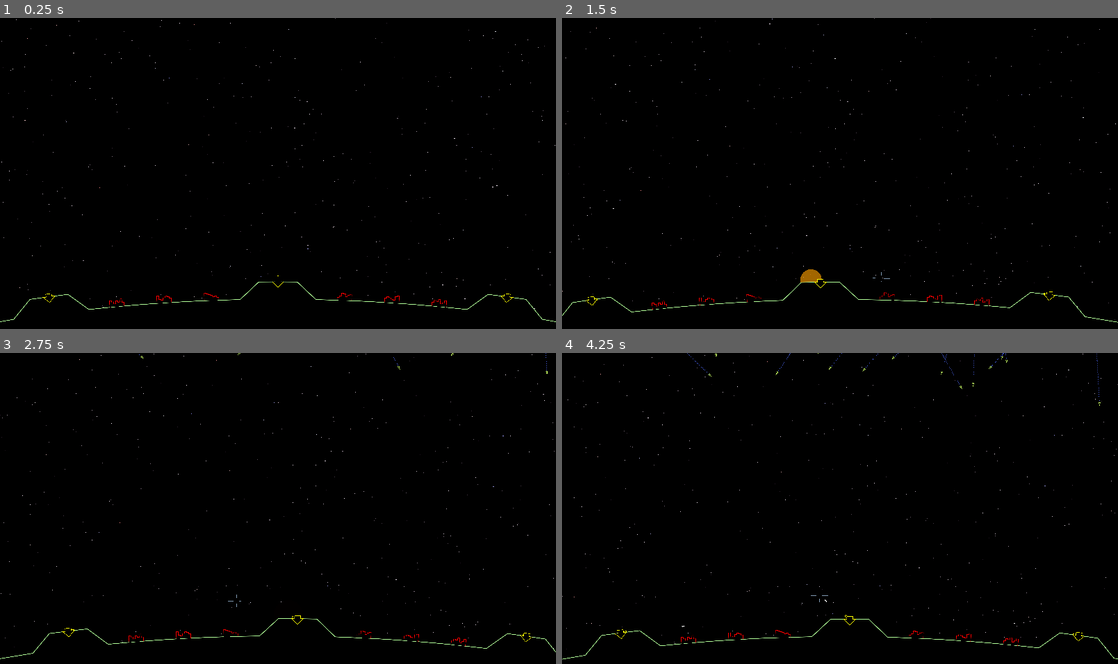
Above: before the commit, frames 1-4 (two rows, left to right).
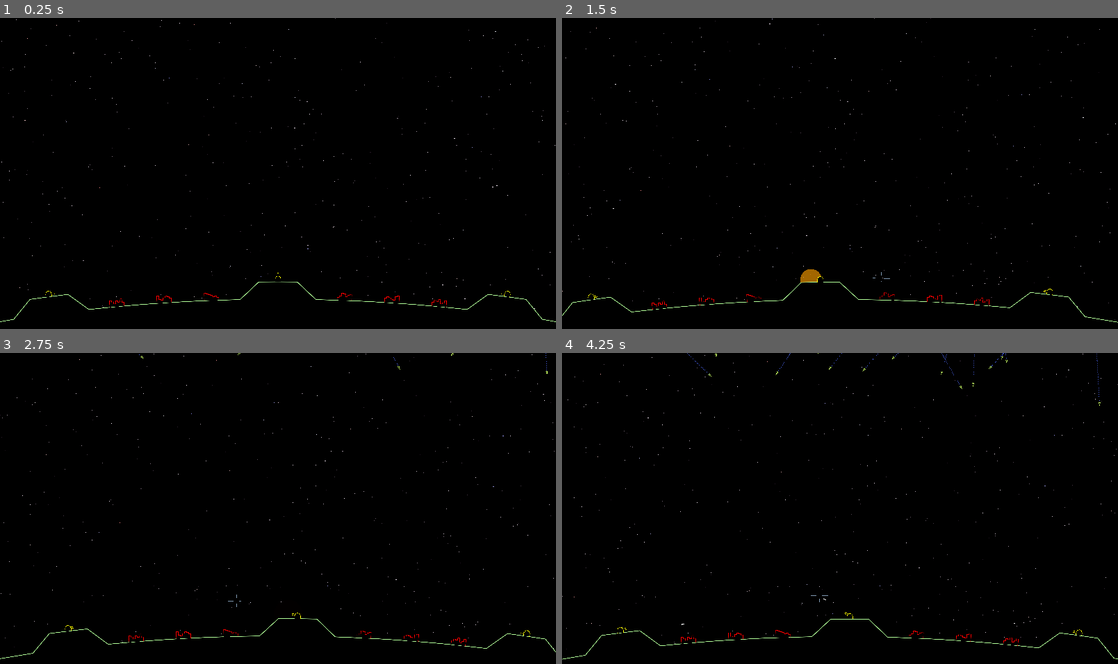
Above: after the commit, the same moments.

Repository: tartley/missile-commander
Game: Godot game, scene res://src/main/main.tscn
The game is run twice, just before and just after one commit, with the same random seed, the same clock (stepped at 60 frames per second) and the same inputs.
Inputs (mouse positions are in pixels of both pictures, inside the frame that each line leads up to):
- Up to frame 1 (0.25 s): no input
- Up to frame 2 (1.5 s): tap Enter at 0.5 s; move the mouse to (834, 179) at 0.52 s; hold W from 0.53 s (still down); tap Space at 1.25 s; move the mouse to (878, 176) at 1.27 s
- Up to frame 3 (2.75 s): keep holding W; move the mouse to (233, 505) at 2.02 s
- Up to frame 4 (4.25 s): move the mouse to (845, 508) at 2.77 s; release W at 2.78 s; hold A 2.78-3.53 s; move the mouse to (817, 502) at 3.52 s; hold W from 3.53 s (still down)

The runs differ from the first frame. In frame 1, less than 0.1% of the frame differs, in the area x 7-93%, y 81-92%; in frame 2, less than 0.1%; in frame 3, less than 0.1%; in frame 4, less than 0.1%, in the area x 9-94%, y 78-93%.

Commit message:
Base Foundations shape change, Turret mounted higher

Diff:
--- a/src/base/base.gd
+++ b/src/base/base.gd
@@ -12,6 +12,7 @@
 
 func _ready():
     self.destroyed = false
+    $Turret.position = Vector2(0, 20)
 
 func _process(_delta:float):
     if not self.destroyed:
--- a/src/base/foundation.gd
+++ b/src/base/foundation.gd
@@ -1,23 +1,13 @@
 extends Node2D
 
 const SIZE := 80.0
-const original_verts:Array[Vector2] = [
-    Vector2(0, -SIZE/2), # bottom
-    Vector2(-SIZE/2, 0), # left
-    Vector2(-SIZE/4, 0), # support left base
-    Vector2(-SIZE/4, SIZE/4), # support left top
-    Vector2(+SIZE/4, SIZE/4), # suppport right top
-    Vector2(+SIZE/4, 0), # support right base
-    Vector2(+SIZE/2, 0), # right
-    Vector2(0, -SIZE/2), # bottom
-]
 
 var verts:Array[Vector2]
 var color:Color
 var destroyed: bool:
     set(value):
         if not value:
-            self.verts = original_verts.duplicate()
+            self.verts = get_verts()
             self.color = Color.YELLOW
         else:
             self.color = Color.DIM_GRAY
@@ -27,6 +17,30 @@
 # We use a reference to the mouse to swivel our turrets towards it
 var mouse:Node2D
 
+# TODO: how do verts get initialized at first anyhow?
+
+func get_semicircle(center, radius) -> Array[Vector2]:
+    const SEGMENTS := 4
+    var vs:Array[Vector2] = []
+    for segment in range(SEGMENTS + 1):
+        var angle:float = PI - PI * segment / SEGMENTS
+        var vert:Vector2 = center + Vector2.from_angle(angle) * radius
+        vs.append(vert)
+    return vs
+
+func get_verts() -> Array[Vector2]:
+    var vs:Array[Vector2] = []
+    vs.append_array([
+        Vector2(-SIZE/4, 0), # support left base
+        Vector2(-SIZE/4, SIZE/4), # support left top
+    ])
+    vs.append_array(get_semicircle(self.position + Vector2(0, SIZE/4), SIZE/4))
+    vs.append_array([
+        Vector2(+SIZE/4, SIZE/4), # suppport right top
+        Vector2(+SIZE/4, 0), # support right base
+    ])
+    return vs
+
 func _draw():
     draw_polygon(self.verts, [Color.BLACK])
     draw_polyline(self.verts, self.color, 3.0)
Not shown, changed: README.md
